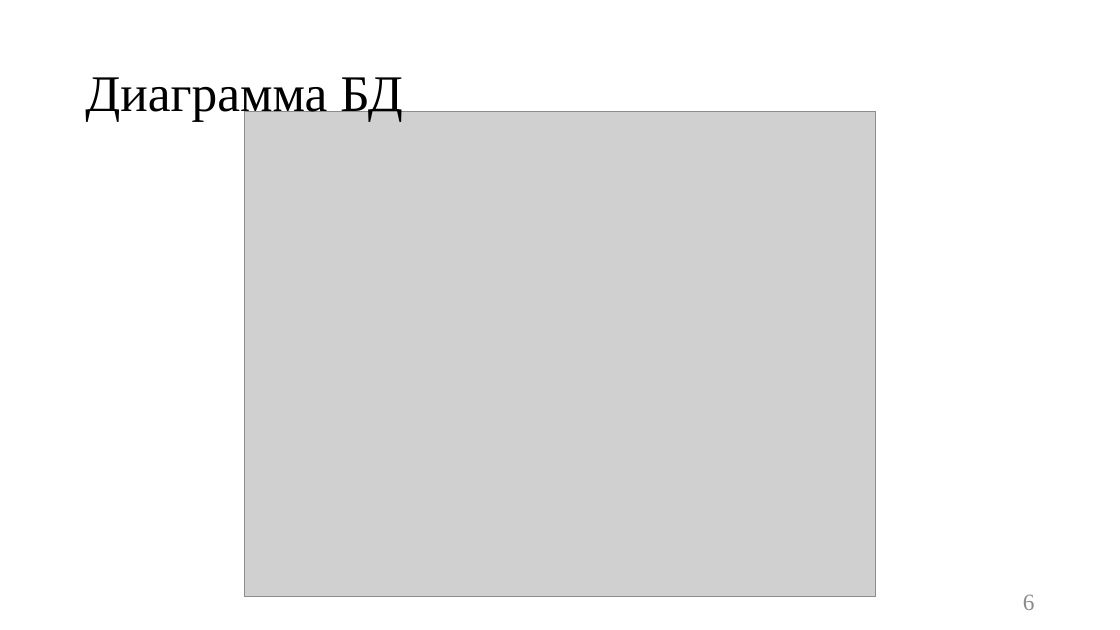
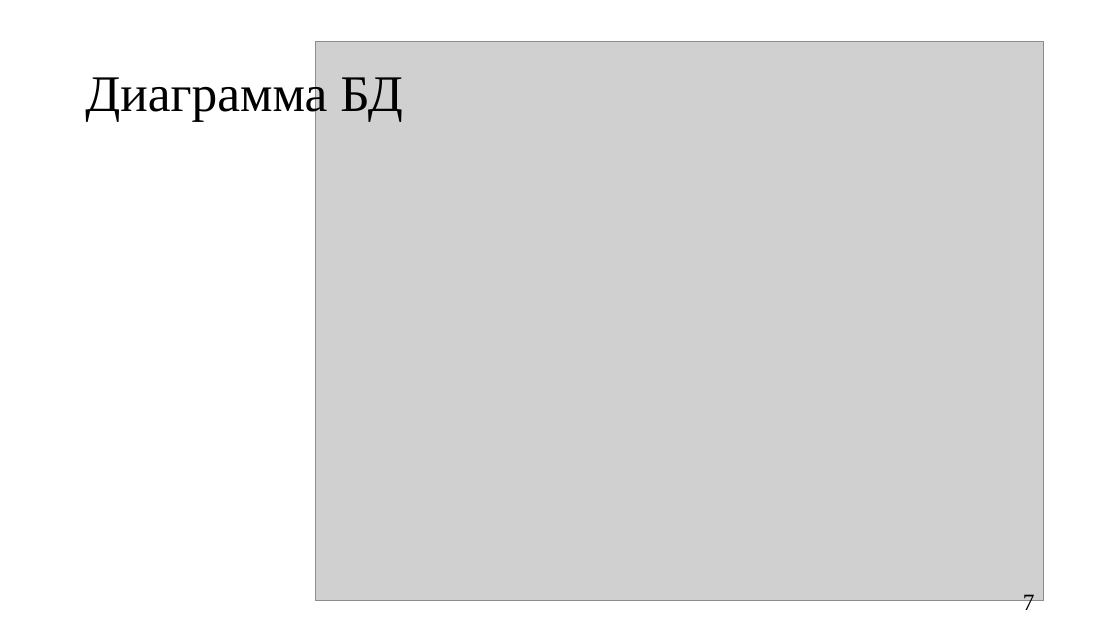
Before and after one commit to Kukushenok/competitive-math-game, a slide deck: slide 7 of docs/presentation.pptx (slide 6 before the commit). Drawn at 1120x630 pixels with LibreOffice and Linux fonts; fonts in the diff are those of the drawing; grey boxes stand for pictures. Boxes give left, top, right and bottom in pixels: in the first picture for what was removed or moved away, otherwise in the second. Text is boxed around its words. In the diff, an @@ line names an element or a change of style, - is before the commit and + after.

```diff
--- a/docs/presentation.pptx
+++ b/docs/presentation.pptx
@@ picture resized from (x1=245, y1=112, x2=876, y2=597) to (x1=315, y1=42, x2=1043, y2=601) @@
@@ page number at (x1=1023, y1=591, x2=1035, y2=610): text changed; text colour #8C8C8C to #000000 @@
-6
+7
```
Also in this commit, not shown: 8 other slides changed, 2 slides added, 14 other files.
